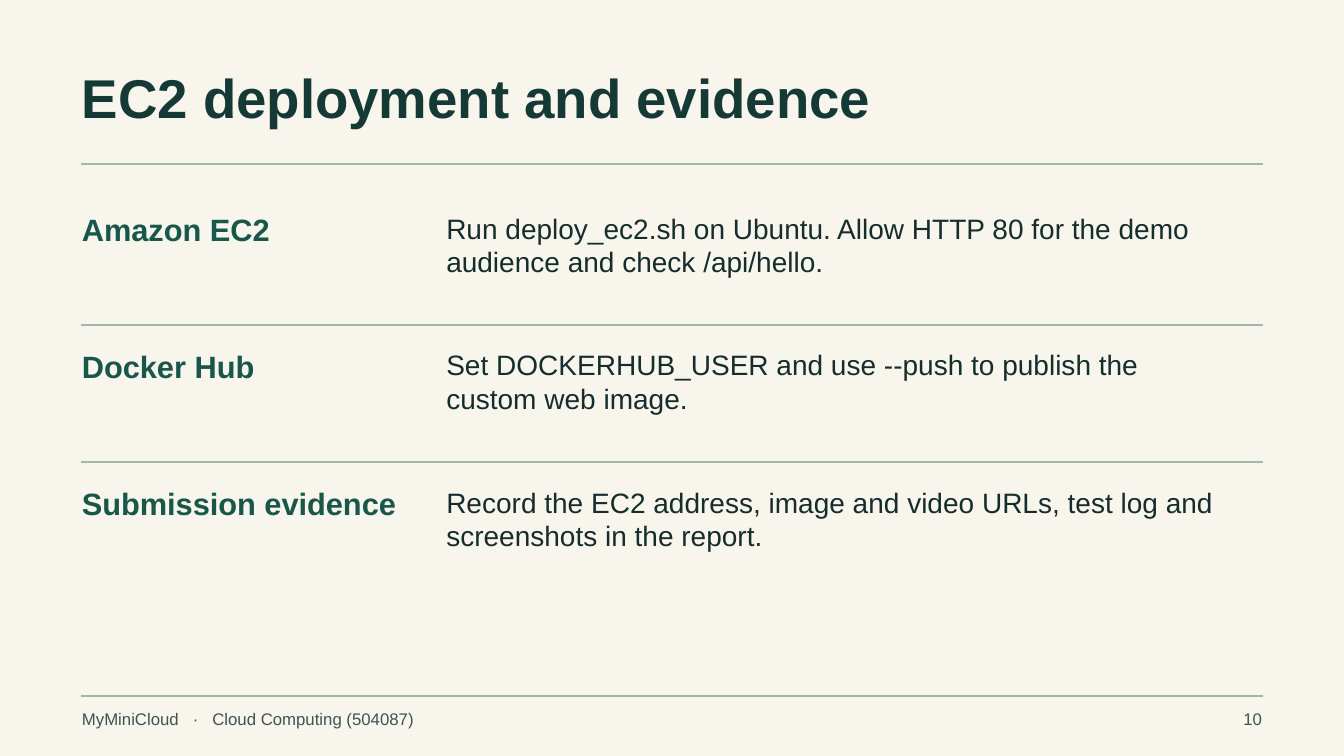
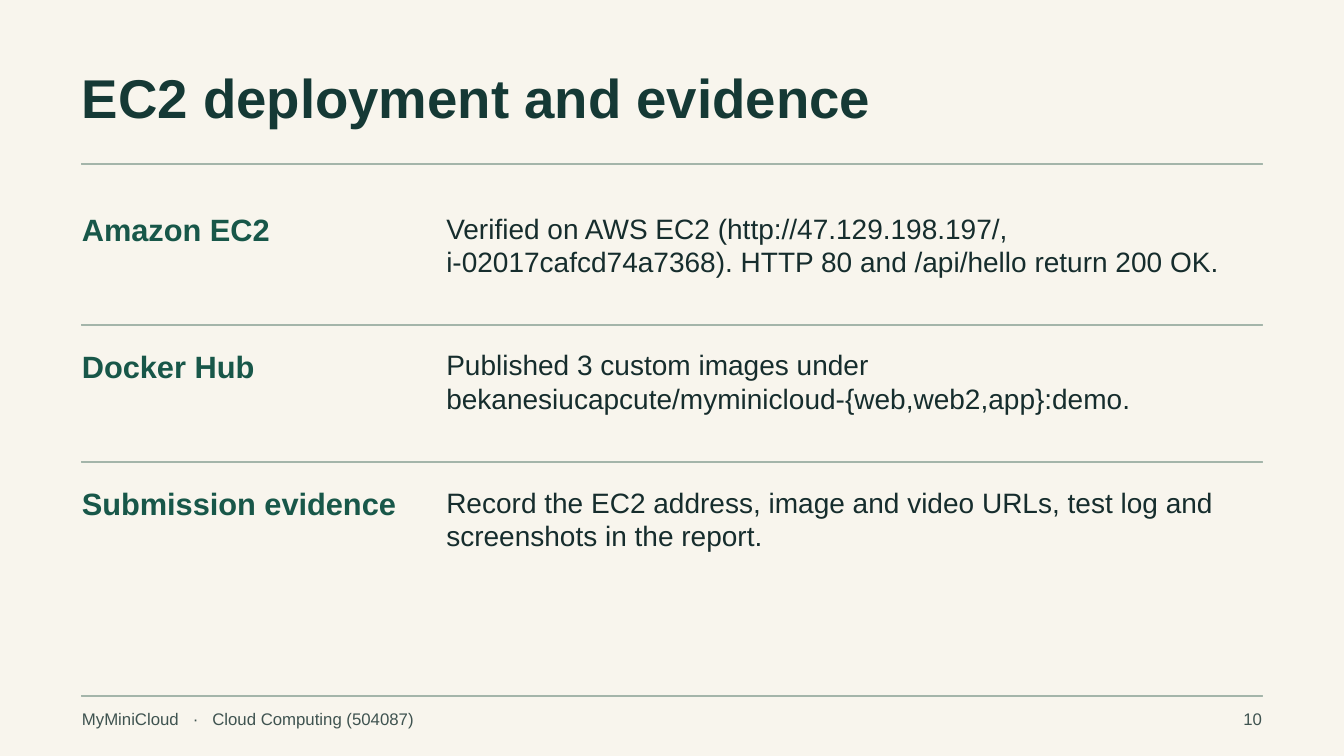
Before and after one commit to luan0217091310-gif/CLoud-tdtu, a slide deck: slide 10 of Bai_Nop_Cuoi_Ky/02_Slide/MyMiniCloud_Presentation.pptx. Drawn at 1344x756 pixels with LibreOffice and Linux fonts; fonts in the diff are those of the drawing. Boxes give left, top, right and bottom in pixels: in the first picture for what was removed or moved away, otherwise in the second. Text is boxed around its words. In the diff, an @@ line names an element or a change of style, - is before the commit and + after.

Commit message:
Finalize 524H0167_524H0169_524H0050 reports (EN & VN), presentation, detailed README.md, and 15/15 PASS evidence

```diff
--- a/Bai_Nop_Cuoi_Ky/02_Slide/MyMiniCloud_Presentation.pptx
+++ b/Bai_Nop_Cuoi_Ky/02_Slide/MyMiniCloud_Presentation.pptx
@@ text at <box>446,218,1218,277</box>: text changed @@
-Run deploy_ec2.sh on Ubuntu. Allow HTTP 80 for the demo audience and check /api/hello.
+Verified on AWS EC2 (http://47.129.198.197/, i-02017cafcd74a7368). HTTP 80 and /api/hello return 200 OK.
@@ text at <box>446,354,1130,414</box>: text changed @@
-Set DOCKERHUB_USER and use --push to publish the custom web image.
+Published 3 custom images under bekanesiucapcute/myminicloud-{web,web2,app}:demo.
```
Also in this commit, not shown: 6 other files.
